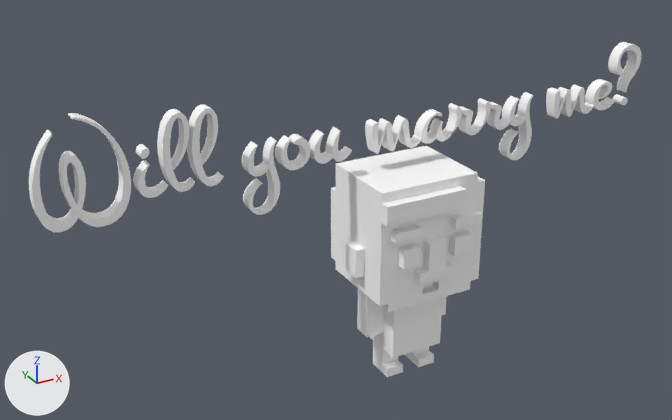
The OBJ model app/sampledata/models/nick.obj, before and after one commit.
Before and after are seen from a 50 mm camera at (-0.01, -4.02, 3.07) aimed at (2.28, 0.15, 0.98). The axes (+X, +Y, +Z) are drawn at lower left. The lights are the same throughout. Where no turn or scale is listed for an object, it has been applied to the vertices.

In view in the first picture: 'chr-nick', 'nick-text_Text.004'.
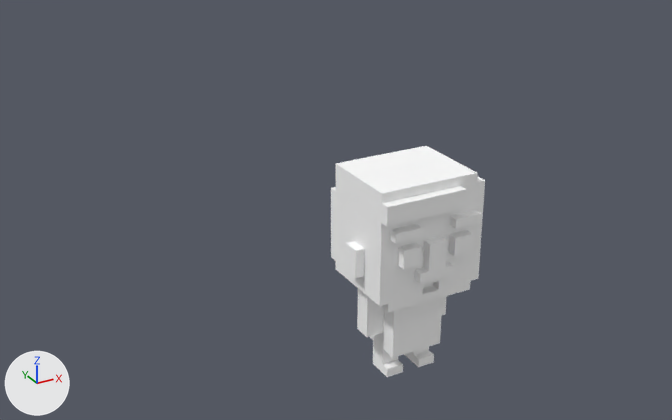
What the commit changed:
Object 'nick-text_Text.004' (ob_nick_text_text_004) is deleted.

Location of each change, [x1, y1, x2, y2] in pixels of the pictures (672 x 420 px):
'nick-text_Text.004', deleted
    before: [29, 42, 641, 232]
